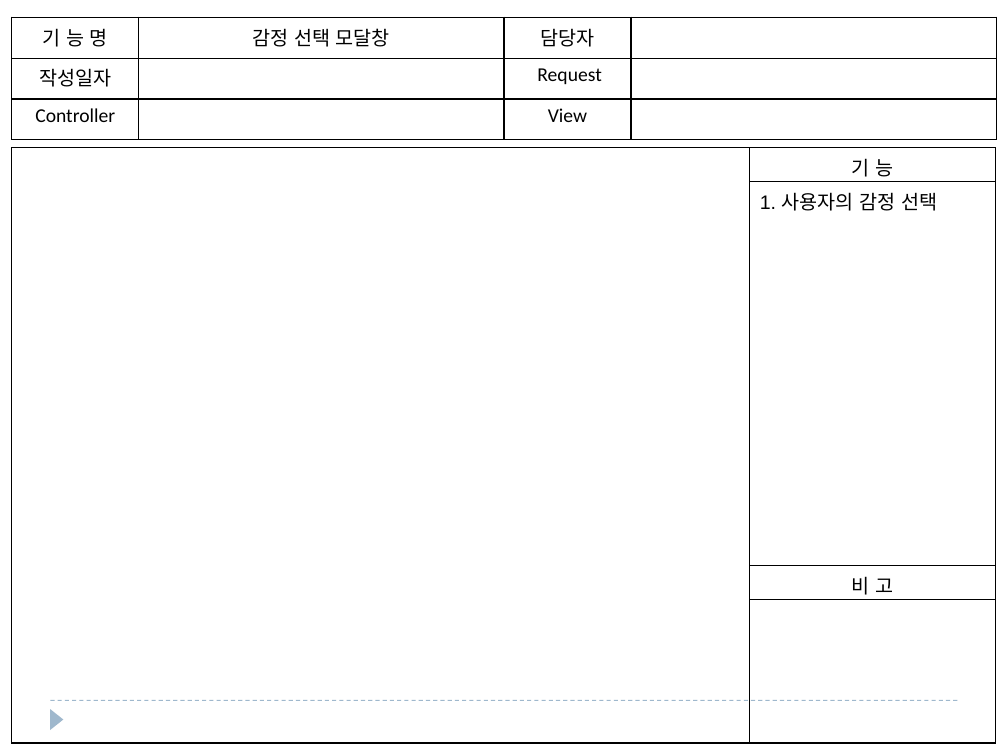
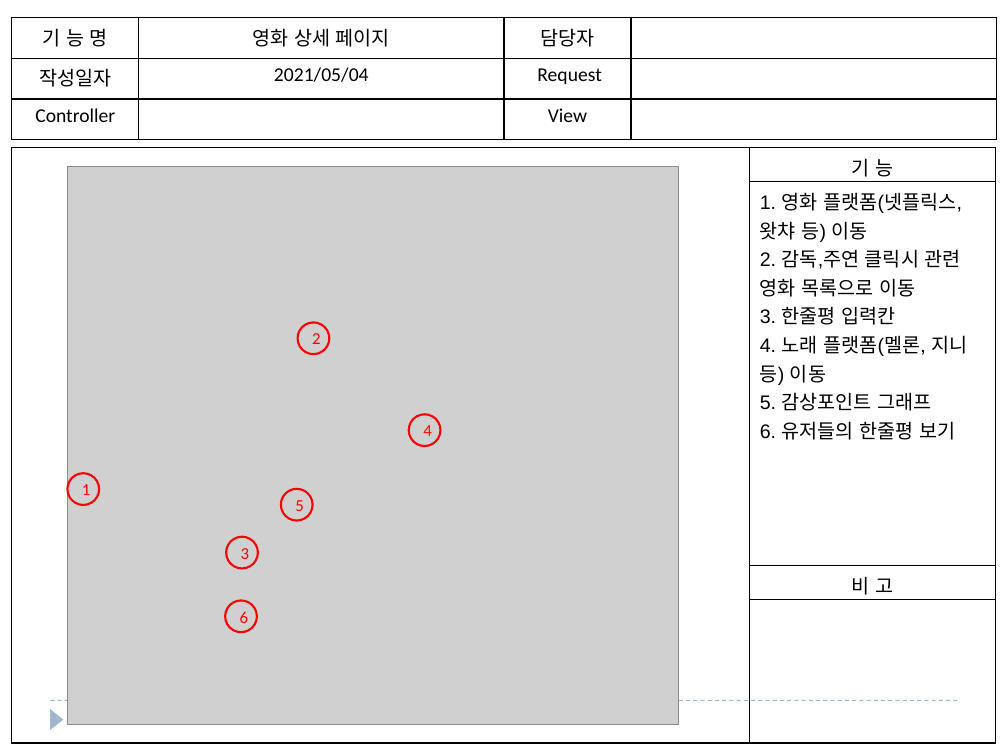
Before and after one commit to cr0ng/gitstart, a slide deck: slide 6 of gitTest/doc/스토리보드.pptx. Drawn at 1008x756 pixels with LibreOffice and Linux fonts; fonts in the diff are those of the drawing; grey boxes stand for pictures. Boxes give left, top, right and bottom in pixels: in the first picture for what was removed or moved away, otherwise in the second. Text is boxed around its words. In the diff, an @@ line names an element or a change of style, - is before the commit and + after.

```diff
--- a/gitTest/doc/스토리보드.pptx
+++ b/gitTest/doc/스토리보드.pptx
@@ table at (x1=12, y1=17, x2=996, y2=140) @@
-row 1, column 2: 감정 선택 모달창
+row 1, column 2: 영화 상세 페이지
-row 2, column 2: 
+row 2, column 2: 2021/05/04
@@ table at (x1=12, y1=148, x2=996, y2=744) @@
-row 2, column 2: 1. 사용자의 감정 선택
+row 2, column 2: 1. 영화 플랫폼(넷플릭스, 왓챠 등) 이동 / 2. 감독,주연 클릭시 관련 영화 목록으로 이동 / 3. 한줄평 입력칸 / 4. 노래 플랫폼(멜론, 지니 등) 이동 / 5. 감상포인트 그래프 / 6. 유저들의 한줄평 보기
@@ picture added at (x1=68, y1=166, x2=678, y2=724) @@
@@ ellipse added at (x1=297, y1=323, x2=329, y2=354), outline #FF0000 1.5 pt, 12 pt, text #FF0000 @@
+2
@@ ellipse added at (x1=409, y1=414, x2=440, y2=446), outline #FF0000 1.5 pt, 12 pt, text #FF0000 @@
+4
@@ ellipse added at (x1=68, y1=473, x2=99, y2=504), outline #FF0000 1.5 pt, 12 pt, text #FF0000 @@
+1
@@ ellipse added at (x1=281, y1=489, x2=312, y2=520), outline #FF0000 1.5 pt, 12 pt, text #FF0000 @@
+5
@@ ellipse added at (x1=226, y1=536, x2=257, y2=568), outline #FF0000 1.5 pt, 12 pt, text #FF0000 @@
+3
@@ ellipse added at (x1=225, y1=601, x2=256, y2=632), outline #FF0000 1.5 pt, 12 pt, text #FF0000 @@
+6
```
Also in this commit, not shown: 10 other slides changed, 1 slide removed.
